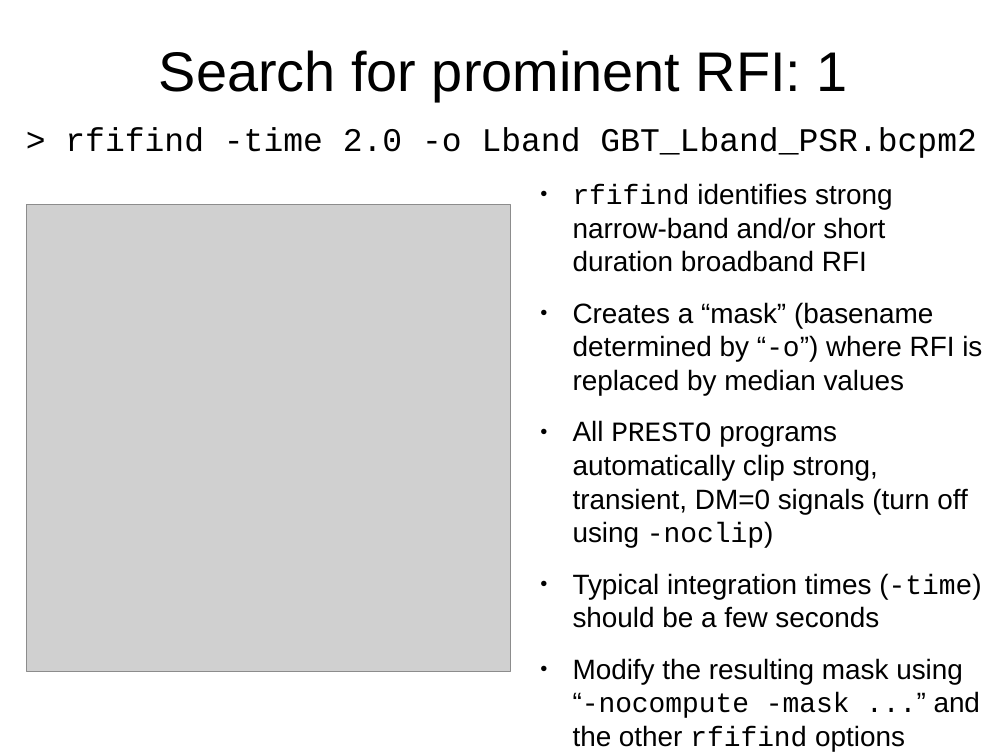
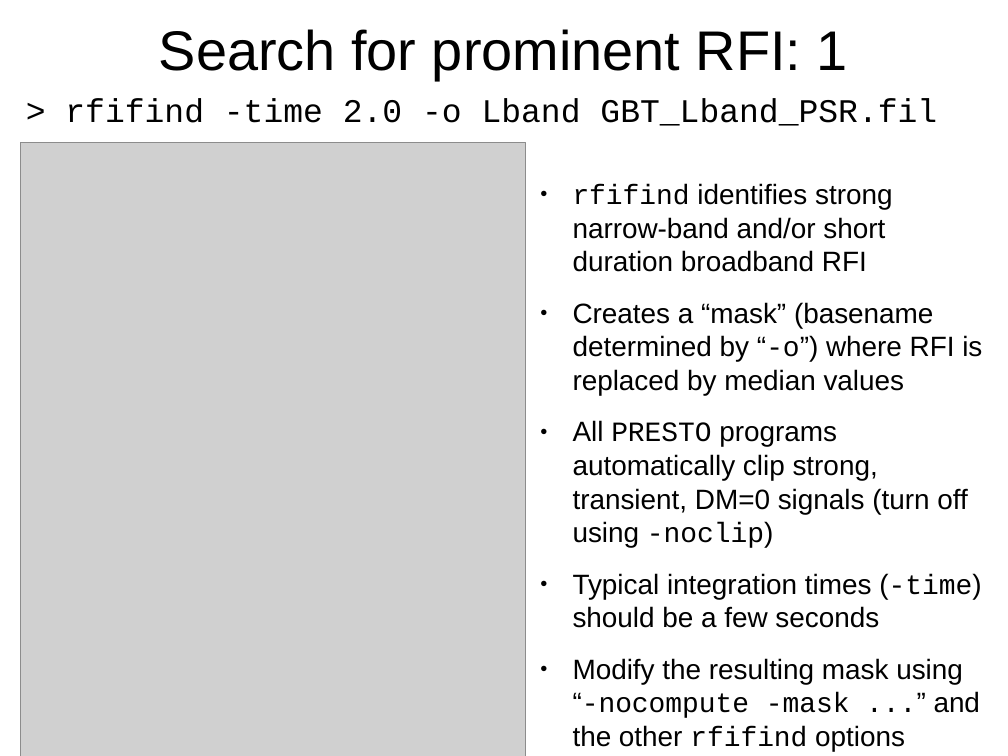
Before and after one commit to scottransom/presto, a slide deck: slide 6 of docs/PRESTO_search_tutorial.odp. Drawn at 1008x756 pixels with LibreOffice and Linux fonts; fonts in the diff are those of the drawing; grey boxes stand for pictures. Boxes give left, top, right and bottom in pixels: in the first picture for what was removed or moved away, otherwise in the second. Text is boxed around its words. In the diff, an @@ line names an element or a change of style, - is before the commit and + after.

Commit message:
Updated the tutorial for PRESTO v2 and using the .fil file rather than .bcpm2

```diff
--- a/docs/PRESTO_search_tutorial.odp
+++ b/docs/PRESTO_search_tutorial.odp
@@ title "Search for prominent RFI: 1" moved from (x1=159, y1=50, x2=848, y2=101) to (x1=159, y1=29, x2=848, y2=79) @@
@@ text at (x1=65, y1=98, x2=937, y2=126): text changed @@
-> rfifind -time 2.0 -o Lband GBT_Lband_PSR.bcpm2
+> rfifind -time 2.0 -o Lband GBT_Lband_PSR.fil
@@ picture resized from (x1=27, y1=204, x2=510, y2=671) to (x1=20, y1=142, x2=526, y2=756) @@
```
Also in this commit, not shown: 8 other slides changed, 1 other file.
